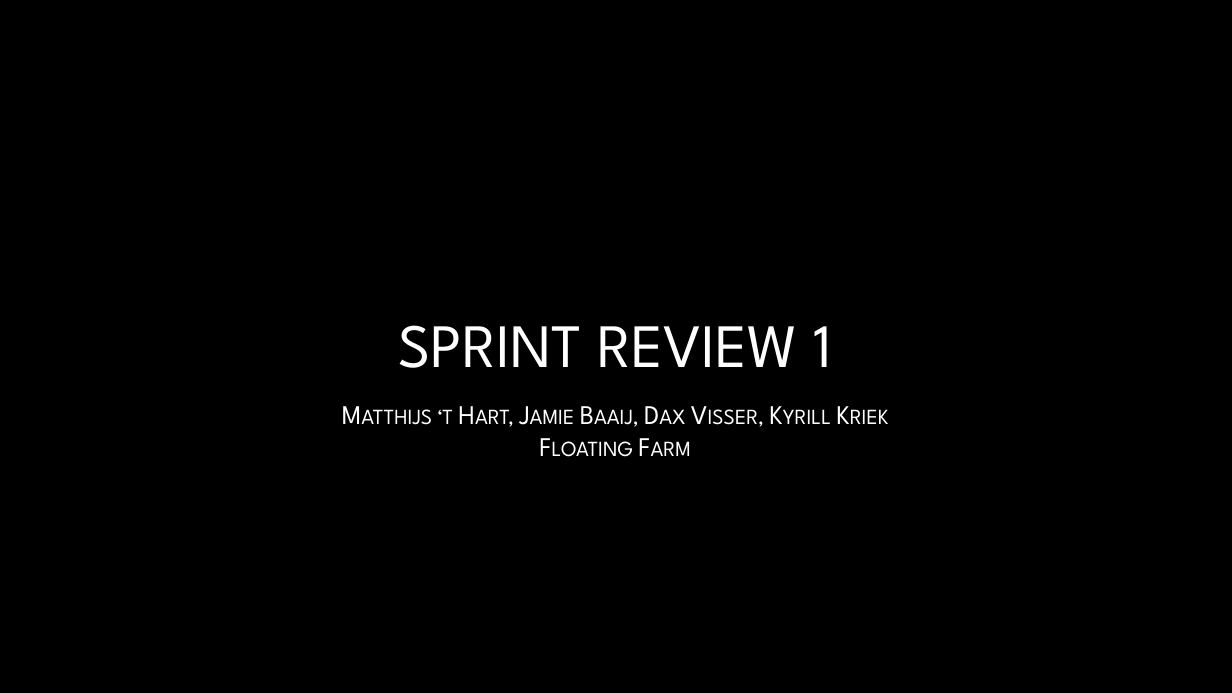
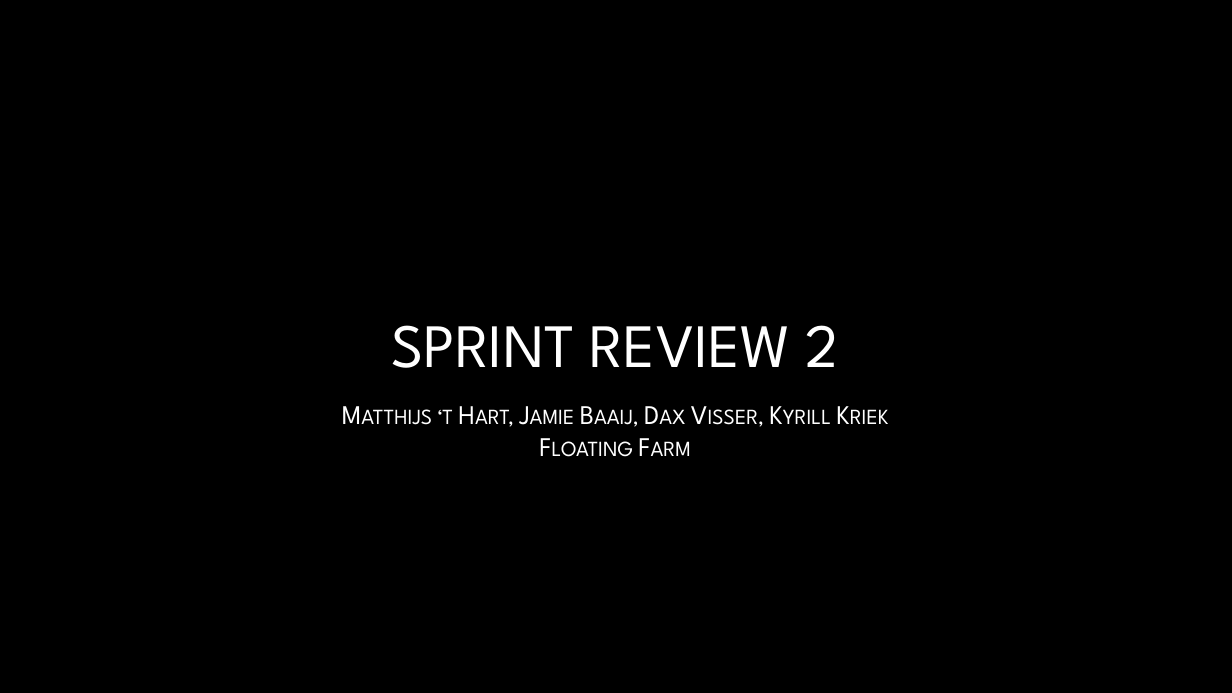
Before and after one commit to Matthijs-Hart/Project-5-6---Floating-Farm, a slide deck: slide 1 of Presentaties/Sprint 2.pptx. Drawn at 1232x693 pixels with LibreOffice and Linux fonts; fonts in the diff are those of the drawing; background and template pictures are left out. Boxes give left, top, right and bottom in pixels: in the first picture for what was removed or moved away, otherwise in the second. Text is boxed around its words. In the diff, an @@ line names an element or a change of style, - is before the commit and + after.

```diff
--- a/Presentaties/Sprint 2.pptx
+++ b/Presentaties/Sprint 2.pptx
@@ title at <box>391,325,839,368</box>: text changed @@
-SPRINT REVIEW 1
+SPRINT REVIEW 2
```
Also in this commit, not shown: 1 other slide changed.
